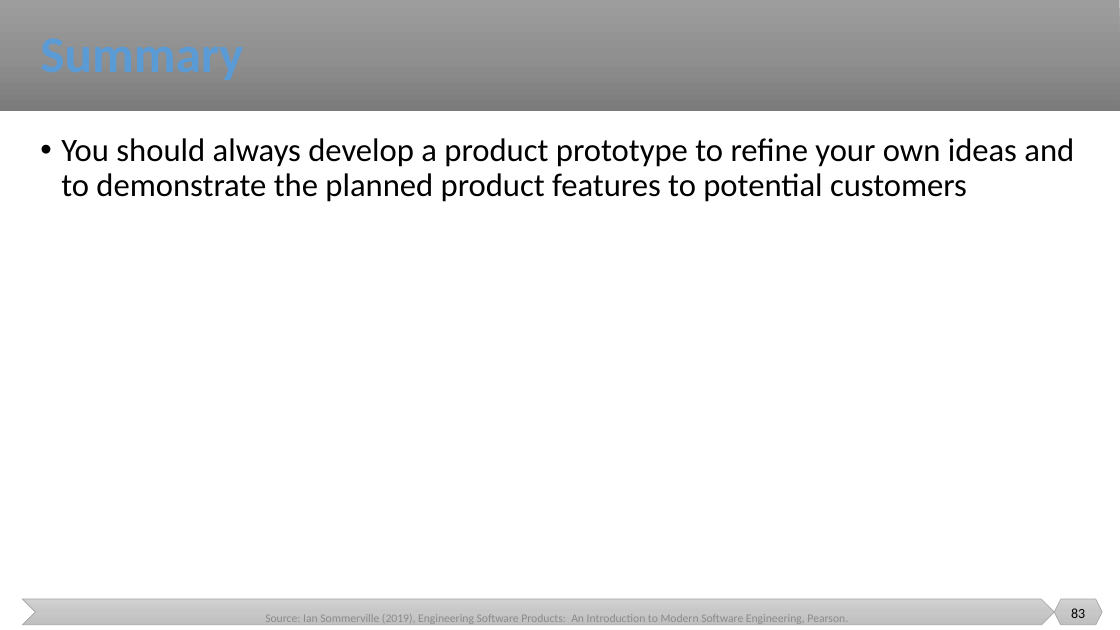
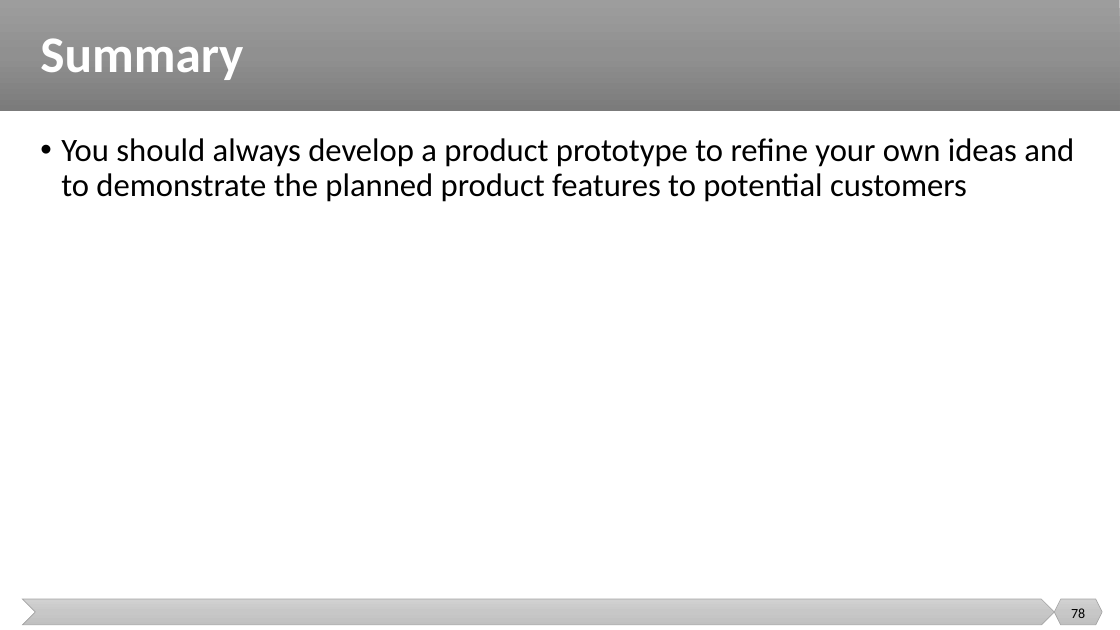
Before and after one commit to malenezi/malenezi, a slide deck: slide 78 of SE423/Lectures/2-Software Engineering/Software Engineering.pptx (slide 83 before the commit). Drawn at 1120x630 pixels with LibreOffice and Linux fonts; fonts in the diff are those of the drawing. Boxes give left, top, right and bottom in pixels: in the first picture for what was removed or moved away, otherwise in the second. Text is boxed around its words. In the diff, an @@ line names an element or a change of style, - is before the commit and + after.

```diff
--- a/SE423/Lectures/2-Software Engineering/Software Engineering.pptx
+++ b/SE423/Lectures/2-Software Engineering/Software Engineering.pptx
@@ title added at [40, 38, 243, 80], 44 pt, text #FFFFFF, bold @@
+Summary
@@ text removed at [265, 614, 848, 626] @@
-Source: Ian Sommerville (2019), Engineering Software Products: An Introduction to Modern Software Engineering, Pearson.
@@ page number at [1071, 608, 1085, 618]: text changed @@
-83
+78
```
Also in this commit, not shown: 29 other slides changed, 5 slides removed, 10 other files.
